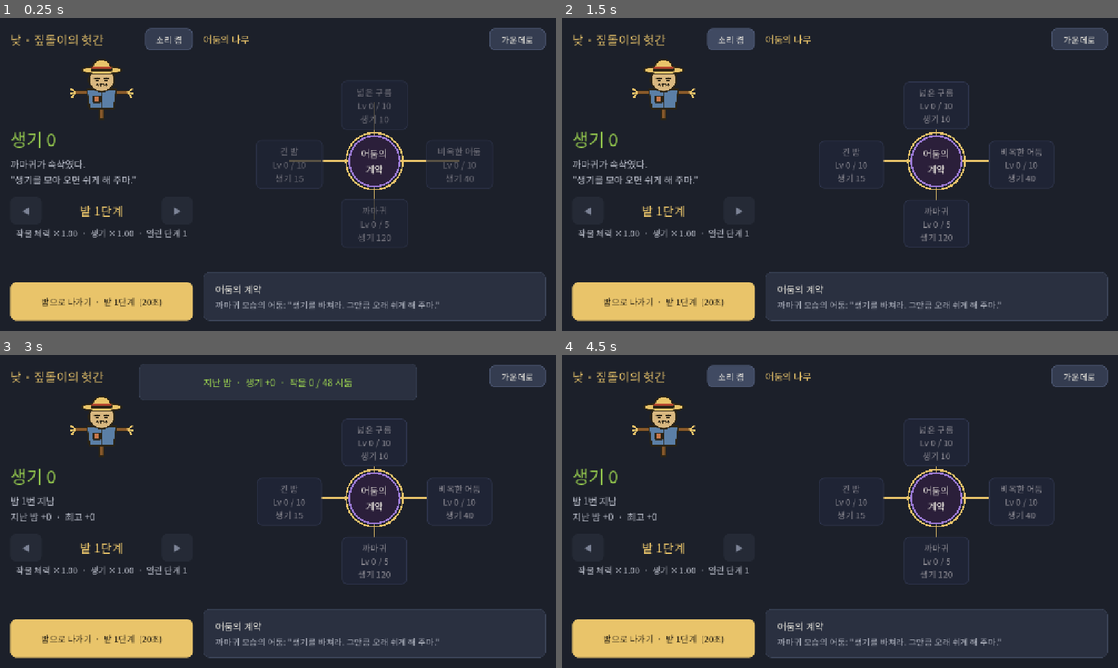
Above: before the commit, frames 1-4 (two rows, left to right).
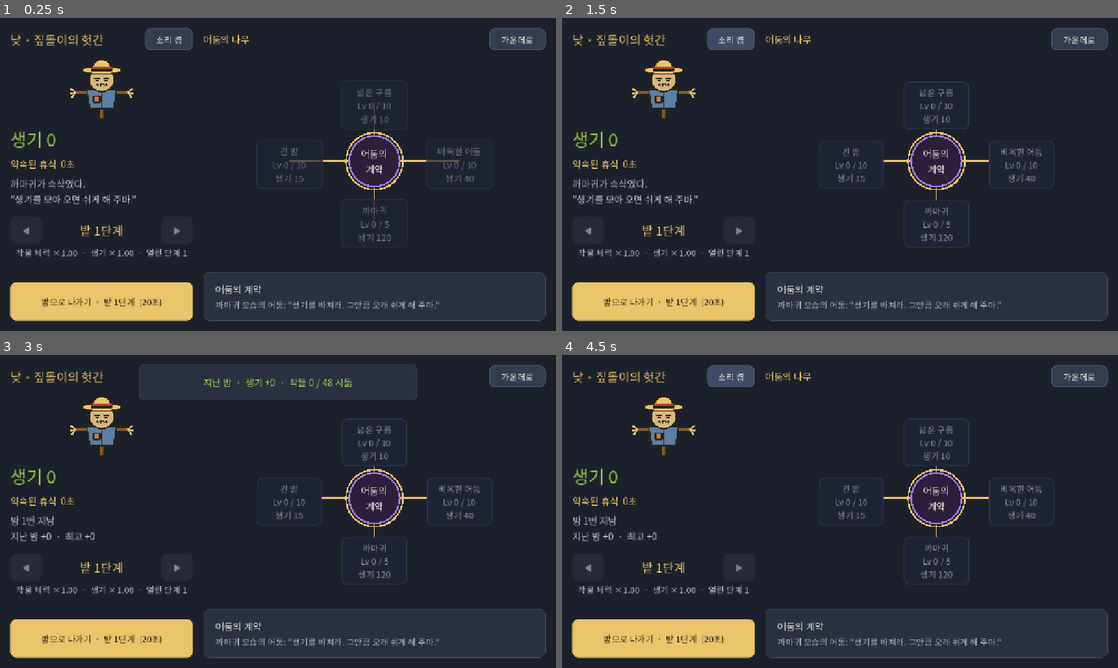
Above: after the commit, the same moments.

Repository: dldpwns1234-rgb/scarecrow1
Game: Godot game, scene res://scenes/main.tscn
Two runs of this game, one before a commit and one after it. Both use one fixed random seed, a clock stepped at 60 frames per second and the inputs below.
Inputs:
- Up to frame 1 (0.25 s): no input
- Up to frame 2 (1.5 s): click "소리 켬" at 0.5 s; click "소리 끔" at 1.25 s
- Up to frame 3 (3 s): click "밤으로 나가기 · 밭 1단계 (20초)" at 2 s; click "새벽까지 쉬기" at 2.75 s
- Up to frame 4 (4.5 s): click "가운데로" at 3.5 s; click "소리 켬" at 4.25 s

The runs differ from the first frame. In frame 1, 1.7% of the frame differs, in the area x 2-34%, y 45-77%; in frame 2, 1.7%; in frame 3, 1.4%; in frame 4, 1.4%.

Commit message:
낮 화면을 생기(vitality)로 옮기고 '약속된 휴식' 표시: 바친 생기로 어둠이 약속한 휴식을 N시간 N분·N일·N년으로
별빛의 새 이름(Game.vitality·vitality_changed·promised_rest_seconds, Balance.crop_vitality)으로 옮겨 옛 이름을 지워도 된다

Co-Authored-By: Claude Opus 5.5 <noreply@anthropic.com>

Diff:
--- a/scenes/day/day_screen.gd
+++ b/scenes/day/day_screen.gd
@@ -1,5 +1,5 @@
 extends MarginContainer
-## 낮: 허수아비의 헛간 (GDD 5절). 왼쪽에 짚돌이·생기·밤 기록·밭 단계 고르기(field_picker.gd)와 '밤으로 나가기', 오른쪽에 업그레이드 나무(upgrade_tree.gd).
+## 낮: 허수아비의 헛간 (GDD 5절). 왼쪽에 짚돌이·생기·약속된 휴식·밤 기록·밭 단계 고르기(field_picker.gd)와 '밤으로 나가기', 오른쪽에 업그레이드 나무(upgrade_tree.gd).
 ## Game·Upgrades의 시그널을 받아 표시만 하고, 버튼은 Game.start_night()를 부른다. 상수는 배치용이다.
 
 const RefreshGate := preload("res://scenes/ui/refresh_gate.gd")
@@ -18,10 +18,13 @@
 const NOTE_COLOR := Color("b8bcc8")
 const REST_FONT_SIZE: int = 40
 const TITLE_FONT_SIZE: int = 28
+const DAY_SECONDS: float = 86400.0
+const YEAR_SECONDS: float = 31536000.0
 const SOUND_BUTTON_SIZE := Vector2(110, 48)
 
 var _gate: RefreshGate  # 시그널이 오면 표시만, 보일 때 프레임당 한 번 갱신
 var _rest: Label
+var _promise: Label  # 바친 생기로 어둠이 약속한 휴식 (Game.promised_rest_seconds)
 var _record: Label
 var _night_button: Button
 var _sound: Button  # 효과음 켬/끔 (Prefs)
@@ -39,7 +42,7 @@
 	var list := UpgradeTree.new()
 	list.size_flags_horizontal = Control.SIZE_EXPAND_FILL
 	row.add_child(list)
-	Game.rest_changed.connect(_gate.queue)
+	Game.vitality_changed.connect(_gate.queue)
 	Game.night_finished.connect(_gate.queue)
 	Upgrades.upgrade_changed.connect(_gate.queue)
 	Night.field_level_changed.connect(_gate.queue)
@@ -68,6 +71,8 @@
 	column.add_child(portrait)
 	_rest = _label("", REST_FONT_SIZE, REST_COLOR)
 	column.add_child(_rest)
+	_promise = _label("", 0, TITLE_COLOR)
+	column.add_child(_promise)
 	_record = _label("", 0, NOTE_COLOR)
 	_record.custom_minimum_size = Vector2(0.0, RECORD_HEIGHT)
 	column.add_child(_record)
@@ -94,10 +99,20 @@
 
 
 func _refresh() -> void:
-	_rest.text = "생기 %s" % Num.format(Game.rest)
+	_rest.text = "생기 %s" % Num.format(Game.vitality)
+	_promise.text = "약속된 휴식  %s" % _long_duration(Game.promised_rest_seconds())
 	if Game.nights == 0:
 		_record.text = "까마귀가 속삭였다.\n\"생기를 모아 오면 쉬게 해 주마.\""
 	else:
 		_record.text = "밤 %d번 지남\n지난 밤 +%s  ·  최고 +%s" % [Game.nights, Num.format(Game.last_haul), Num.format(Game.best_haul)]
 	_sound.text = "소리 켬" if Prefs.sfx_on else "소리 끔"
 	_night_button.text = "밤으로 나가기  ·  밭 %d단계  (%d초)" % [Night.field_level, roundi(Game.night_seconds())]
+
+
+## 약속된 휴식은 몇 분에서 백 년을 넘게까지 커진다: 1년 이상이면 "N년", 하루 이상이면 "N일 N시간", 아니면 "N시간 N분"
+func _long_duration(seconds: float) -> String:
+	if seconds >= YEAR_SECONDS:
+		return "%s년" % Num.format(floor(seconds / YEAR_SECONDS))
+	if seconds >= DAY_SECONDS:
+		return "%d일 %d시간" % [floori(seconds / DAY_SECONDS), floori(fmod(seconds, DAY_SECONDS) / 3600.0)]
+	return Num.format_duration(seconds)
--- a/scenes/day/field_picker.gd
+++ b/scenes/day/field_picker.gd
@@ -50,5 +50,5 @@
 	_down.disabled = level <= 1
 	_up.disabled = level >= Night.best_level
 	var hp := Balance.crop_hp(0, level) / Balance.crop_hp(0, 1)
-	var rest := Balance.crop_rest(0, level) / Balance.crop_rest(0, 1)
-	_note.text = "작물 체력 %s  ·  생기 %s  ·  열린 단계 %d" % [Num.multiplier(hp), Num.multiplier(rest), Night.best_level]
+	var vitality := Balance.crop_vitality(0, level) / Balance.crop_vitality(0, 1)
+	_note.text = "작물 체력 %s  ·  생기 %s  ·  열린 단계 %d" % [Num.multiplier(hp), Num.multiplier(vitality), Night.best_level]
--- a/scenes/day/upgrade_tree.gd
+++ b/scenes/day/upgrade_tree.gd
@@ -46,7 +46,7 @@
 	add_child(_board)
 	_selected = _board.center_index  # 데이터에 어둠의 계약이 있으면 그 줄, 없으면 -1
 	add_child(_make_detail())
-	Game.rest_changed.connect(_gate.queue)
+	Game.vitality_changed.connect(_gate.queue)
 	Upgrades.upgrade_changed.connect(_gate.queue)
 	_refresh()
 
--- a/tests/test_sound.gd
+++ b/tests/test_sound.gd
@@ -19,7 +19,7 @@
 	Save.reset_data()
 	_equal(int(Sfx.played.get("dawn", 0)), 1, "데이터 초기화의 낮은 조용하다")
 
-	Game.rest = 1000.0
+	Game.vitality = 1000.0
 	Upgrades.buy(Balance.Upgrade.RADIUS)
 	_equal(int(Sfx.played.get("buy", 0)), 0, "버튼 없이 오른 레벨은 조용하다")
 	Sfx.reset_limits()
